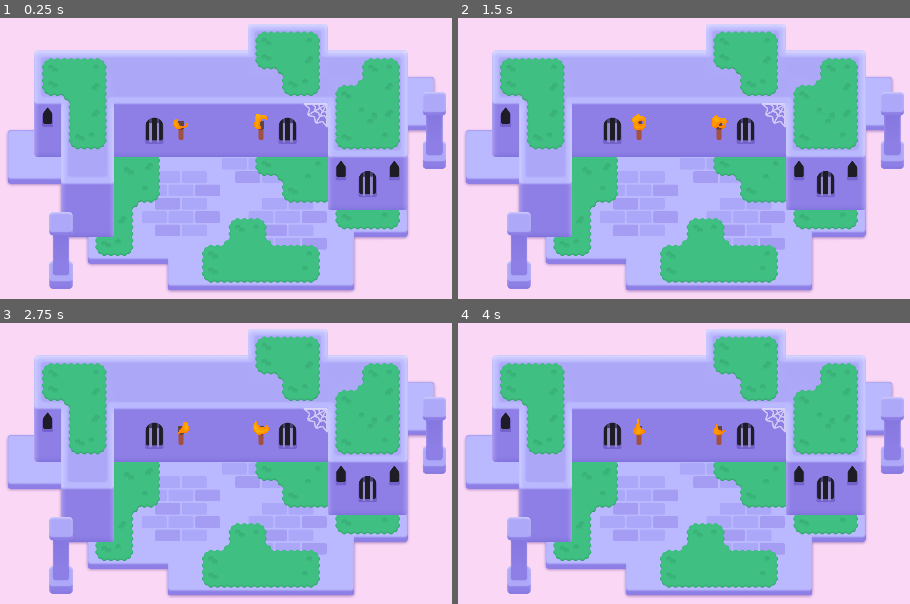
Above: before the commit, frames 1-4 (two rows, left to right).
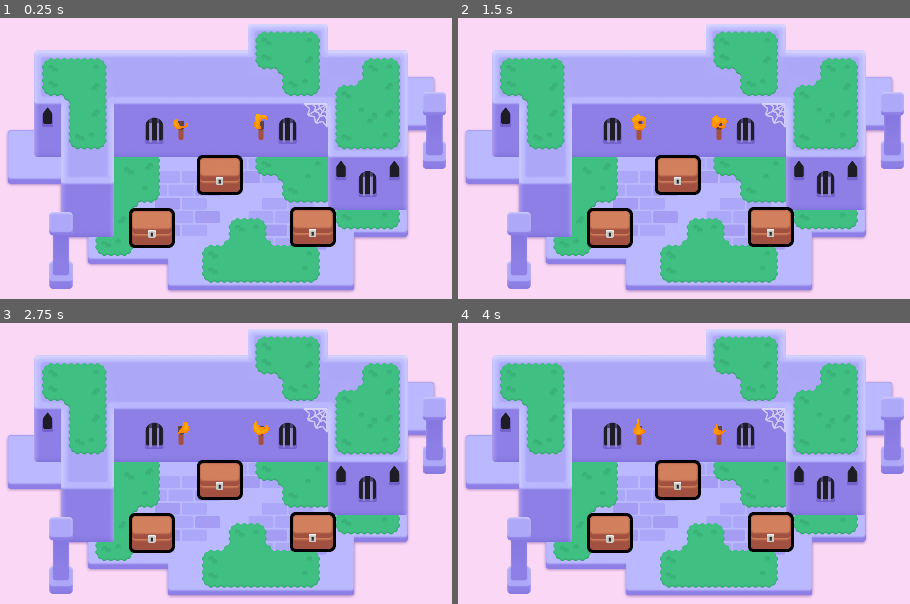
Above: after the commit, the same moments.

Repository: ellaclz/2DGameDevCourse
Game: Godot game, scene res://lessons/mini_dungeon.tscn
Two runs of this game, one before a commit and one after it. Both use one fixed random seed, a clock stepped at 60 frames per second and the inputs below.
Inputs (mouse positions are in pixels of both pictures, inside the frame that each line leads up to):
- Up to frame 1 (0.25 s): no input
- Up to frame 2 (1.5 s): tap Enter at 0.5 s; move the mouse to (855, 152) at 0.52 s; press the mouse at (855, 152) at 0.53 s; hold D (move_right) 0.53-1.28 s; tap Space at 0.77 s; move the mouse to (516, 197) at 1.27 s; release the mouse at (516, 197) at 1.28 s; hold S (move_down) from 1.28 s (still down); right-click (516, 197) at 1.35 s; click (516, 197) at 1.42 s
- Up to frame 3 (2.75 s): tap Space at 1.52 s; move the mouse to (302, 382) at 2.02 s; release S (move_down) at 2.03 s; hold D (move_right) from 2.03 s (still down); tap Z at 2.1 s; click (302, 382) at 2.17 s
- Up to frame 4 (4 s): move the mouse to (638, 570) at 2.77 s; release D (move_right) at 2.78 s; hold W (move_up) 2.78-3.53 s; click (638, 570) at 2.85 s; tap Space at 3.02, 3.77 s; move the mouse to (outside the picture) at 3.52 s; hold A (move_left) from 3.53 s (still down); hold Right mouse button (right_click) from 3.53 s (still down); click (outside the picture) at 3.67 s

The runs differ from the first frame. In frame 1, 4.3% of the frame differs, in the area x 28-75%, y 48-82%; in frame 2, 4.3%; in frame 3, 4.3%; in frame 4, 4.3%.

Commit message:
M6.L3 and practices

Diff:
--- /dev/null
+++ b/M06.looting_workbook/lessons/chest/chest.gd
@@ -0,0 +1,20 @@
+extends Area2D
+
+@onready var canvas_group = $CanvasGroup
+
+
+func _ready() -> void:
+	mouse_entered.connect(_on_mouse_entered)
+	mouse_exited.connect(_on_mouse_exited)
+	canvas_group.material.set_shader_parameter("line_thickness", 3.0)
+
+func _on_mouse_entered() -> void:
+	canvas_group.material.set_shader_parameter("line_thickness", 6.0)
+	var tween := create_tween()
+	tween.tween_method(set_outline_thickness, 3.0, 6.0, 0.08)
+
+func _on_mouse_exited() -> void:
+		canvas_group.material.set_shader_parameter("line_thickness", 3.0)
+
+func set_outline_thickness(new_thickness: float)-> void:
+	canvas_group.material.set_shader_parameter("line_thicknes", new_thickness)
--- a/M06.looting_workbook/lessons/chest/chest.tscn
+++ b/M06.looting_workbook/lessons/chest/chest.tscn
@@ -1,20 +1,27 @@
-[gd_scene load_steps=7 format=3 uid="uid://bdrrocym20xfp"]
+[gd_scene load_steps=8 format=3 uid="uid://bdrrocym20xfp"]
 
 [ext_resource type="Texture2D" uid="uid://c3hwsm5ugp8qw" path="res://lessons/chest/bottom.png" id="1_jrps5"]
 [ext_resource type="Shader" path="res://lessons/chest/group_outline.gdshader" id="1_ukl8v"]
+[ext_resource type="Script" path="res://lessons/chest/chest.gd" id="1_yofgy"]
 [ext_resource type="Texture2D" uid="uid://bnem1cahhoxdk" path="res://lessons/chest/top.png" id="2_tgros"]
 [ext_resource type="Texture2D" uid="uid://bu2jin246nel5" path="res://lessons/chest/lock.png" id="3_0y8fb"]
 
+[sub_resource type="RectangleShape2D" id="RectangleShape2D_116mk"]
+size = Vector2(97, 84)
+
 [sub_resource type="ShaderMaterial" id="ShaderMaterial_p5hbb"]
+resource_local_to_scene = true
 shader = ExtResource("1_ukl8v")
 shader_parameter/line_color = Color(0, 0, 0, 1)
 shader_parameter/line_thickness = 15.0
 shader_parameter/viewport_scale = Vector2(1, 1)
 
-[sub_resource type="RectangleShape2D" id="RectangleShape2D_116mk"]
-size = Vector2(97, 84)
+[node name="Chest" type="Area2D"]
+script = ExtResource("1_yofgy")
 
-[node name="Chest" type="Area2D"]
+[node name="CollisionShape2D" type="CollisionShape2D" parent="."]
+visible = false
+shape = SubResource("RectangleShape2D_116mk")
 
 [node name="CanvasGroup" type="CanvasGroup" parent="."]
 material = SubResource("ShaderMaterial_p5hbb")
@@ -30,7 +37,3 @@
 [node name="Lock" type="Sprite2D" parent="CanvasGroup"]
 position = Vector2(0, 8)
 texture = ExtResource("3_0y8fb")
-
-[node name="CollisionShape2D" type="CollisionShape2D" parent="."]
-visible = false
-shape = SubResource("RectangleShape2D_116mk")
--- a/M06.looting_workbook/lessons/mini_dungeon.tscn
+++ b/M06.looting_workbook/lessons/mini_dungeon.tscn
@@ -6,6 +6,7 @@
 [ext_resource type="Texture2D" uid="uid://c1rgncfgjxefj" path="res://assets/dungeon/pillar.png" id="4_gq228"]
 [ext_resource type="Texture2D" uid="uid://l0y1k1obencd" path="res://assets/dungeon/spider_web.png" id="5_ywba7"]
 [ext_resource type="PackedScene" uid="uid://eundh35r605v" path="res://assets/torch/torch.tscn" id="6_fokey"]
+[ext_resource type="PackedScene" uid="uid://bdrrocym20xfp" path="res://lessons/chest/chest.tscn" id="7_fy0ns"]
 
 [sub_resource type="TileSetAtlasSource" id="TileSetAtlasSource_6s4s5"]
 texture = ExtResource("1_sym7n")
@@ -321,3 +322,12 @@
 mouse_filter = 2
 color = Color(0.977546, 0.842183, 0.960847, 1)
 metadata/_edit_lock_ = true
+
+[node name="Chest" parent="." instance=ExtResource("7_fy0ns")]
+position = Vector2(573, 235)
+
+[node name="Chest2" parent="." instance=ExtResource("7_fy0ns")]
+position = Vector2(796, 360)
+
+[node name="Chest3" parent="." instance=ExtResource("7_fy0ns")]
+position = Vector2(410, 362)
--- a/M06.looting_workbook/practices/L3.P1.hover_the_balloon/balloon_hover.gd
+++ b/M06.looting_workbook/practices/L3.P1.hover_the_balloon/balloon_hover.gd
@@ -6,7 +6,9 @@
 
 func _ready() -> void:
 	set_outline_thickness(5.0)
-
+	mouse_entered.connect(_on_mouse_entered)
+	mouse_exited.connect(_on_mouse_exited)
+	canvas_group.material.set_shader_parameter("line_thickness", 0.08)
 
 func set_outline_thickness(new_thickness: float) -> void:
 	if canvas_group_has_material:
@@ -14,8 +16,10 @@
 
 
 func _on_mouse_entered() -> void:
-	pass
+	canvas_group.material.set_shader_parameter("line_thickness", 10.0)
+	var tween := create_tween()
+	tween.tween_method(set_outline_thickness, 5.0, 10.0, 0.08)
 
 
 func _on_mouse_exited() -> void:
-	pass
+	canvas_group.material.set_shader_parameter("line_thickness", 5.0)
--- a/M06.looting_workbook/practices/L3.P1.hover_the_balloon/balloon_hover.tscn
+++ b/M06.looting_workbook/practices/L3.P1.hover_the_balloon/balloon_hover.tscn
@@ -1,12 +1,20 @@
-[gd_scene load_steps=5 format=3]
+[gd_scene load_steps=7 format=3 uid="uid://ccjl2w48omelc"]
 
 [ext_resource type="Script" path="res://practices/L3.P1.hover_the_balloon/balloon_hover.gd" id="1_vlnte"]
-[ext_resource type="Texture2D" path="res://practices/L3.P1.hover_the_balloon/balloon_tail.png" id="2_vuggf"]
-[ext_resource type="Texture2D" path="res://practices/L3.P1.hover_the_balloon/balloon_top.png" id="3_ora8m"]
+[ext_resource type="Shader" path="res://addons/gdquest_practice_framework/practice_solutions/L3.P1.hover_the_balloon/group_outline.gdshader" id="2_11fwi"]
+[ext_resource type="Texture2D" uid="uid://cf487car4l5gm" path="res://practices/L3.P1.hover_the_balloon/balloon_tail.png" id="2_vuggf"]
+[ext_resource type="Texture2D" uid="uid://b1adpk1vpdh7r" path="res://practices/L3.P1.hover_the_balloon/balloon_top.png" id="3_ora8m"]
 
 [sub_resource type="CapsuleShape2D" id="CapsuleShape2D_cs4t6"]
-radius = 47.0
-height = 166.0
+radius = 50.0
+height = 176.0
+
+[sub_resource type="ShaderMaterial" id="ShaderMaterial_ygw3h"]
+resource_local_to_scene = true
+shader = ExtResource("2_11fwi")
+shader_parameter/line_color = Color(0, 0, 0, 1)
+shader_parameter/line_thickness = 4.0
+shader_parameter/viewport_scale = Vector2(1, 1)
 
 [node name="BalloonHover" type="Area2D"]
 position = Vector2(960, 540)
@@ -15,10 +23,11 @@
 script = ExtResource("1_vlnte")
 
 [node name="CollisionShape2D" type="CollisionShape2D" parent="."]
-position = Vector2(0, -16)
+position = Vector2(0, -11)
 shape = SubResource("CapsuleShape2D_cs4t6")
 
 [node name="CanvasGroup" type="CanvasGroup" parent="."]
+material = SubResource("ShaderMaterial_ygw3h")
 position = Vector2(0, 33)
 
 [node name="Tail" type="Sprite2D" parent="CanvasGroup"]
--- a/M06.looting_workbook/practices/L3.P1.hover_the_balloon/hover_the_balloon.tscn
+++ b/M06.looting_workbook/practices/L3.P1.hover_the_balloon/hover_the_balloon.tscn
@@ -1,16 +1,11 @@
-[gd_scene load_steps=3 format=3]
+[gd_scene load_steps=2 format=3 uid="uid://ci1gktba117nx"]
 
-[ext_resource type="PackedScene" path="res://practices/L3.P1.hover_the_balloon/balloon_hover.tscn" id="1_biewv"]
-[ext_resource type="Script" path="res://practices/L3.P1.hover_the_balloon/balloon_hover.gd" id="2_mo74b"]
+[ext_resource type="PackedScene" uid="uid://ccjl2w48omelc" path="res://practices/L3.P1.hover_the_balloon/balloon_hover.tscn" id="1_biewv"]
 
 [node name="HoverTheBalloon" type="Node2D"]
 metadata/_edit_horizontal_guides_ = []
 
-[node name="BalloonHover" type="Area2D" parent="." instance=ExtResource("1_biewv")]
-position = Vector2(960, 540)
-collision_layer = 2
-collision_mask = 0
-script = ExtResource("2_mo74b")
+[node name="BalloonHover" parent="." instance=ExtResource("1_biewv")]
 
 [node name="ExtraVisuals" type="Node" parent="."]
 
--- a/M06.looting_workbook/practices/L3.P2.sting_the_balloon/balloon_sting.gd
+++ b/M06.looting_workbook/practices/L3.P2.sting_the_balloon/balloon_sting.gd
@@ -2,8 +2,8 @@
 
 
 func _ready() -> void:
-	pass
+	mouse_entered.connect(_on_mouse_entered)
 
 
 func _on_mouse_entered() -> void:
-	pass
+	queue_free()
--- a/M06.looting_workbook/practices/L3.P2.sting_the_balloon/sting_the_balloon.tscn
+++ b/M06.looting_workbook/practices/L3.P2.sting_the_balloon/sting_the_balloon.tscn
@@ -1,16 +1,11 @@
-[gd_scene load_steps=3 format=3]
+[gd_scene load_steps=2 format=3 uid="uid://y8y5hcdyg7n3"]
 
 [ext_resource type="PackedScene" path="res://practices/L3.P2.sting_the_balloon/balloon_sting.tscn" id="1_cq1j7"]
-[ext_resource type="Script" path="res://practices/L3.P2.sting_the_balloon/balloon_sting.gd" id="2_hngyr"]
 
 [node name="StingTheBalloon" type="Node2D"]
 metadata/_edit_horizontal_guides_ = []
 
-[node name="BalloonSting" type="Area2D" parent="." instance=ExtResource("1_cq1j7")]
-position = Vector2(960, 540)
-collision_layer = 2
-collision_mask = 0
-script = ExtResource("2_hngyr")
+[node name="BalloonSting" parent="." instance=ExtResource("1_cq1j7")]
 
 [node name="ExtraVisuals" type="Node" parent="."]
 
--- a/M06.looting_workbook/project.godot
+++ b/M06.looting_workbook/project.godot
@@ -16,6 +16,11 @@
 config/features=PackedStringArray("4.2", "Forward Plus")
 config/icon="res://icon_looting.png"
 
+[autoload]
+
+UITestPanel="*res://addons/gdquest_practice_framework/tester/ui_test_panel.tscn"
+Metadata="*res://addons/gdquest_practice_framework/practice_solutions/metadata.gd"
+
 [display]
 
 window/size/viewport_width=1920
@@ -24,6 +29,10 @@
 window/size/window_width_override=1152
 window/size/window_height_override=648
 window/stretch/mode="canvas_items"
+
+[editor_plugins]
+
+enabled=PackedStringArray("res://addons/gdquest_practice_framework/plugin.cfg")
 
 [input]
 
Not shown: 1 places in M06.looting_workbook/lessons/mini_dungeon.tscn that only renumber resources
